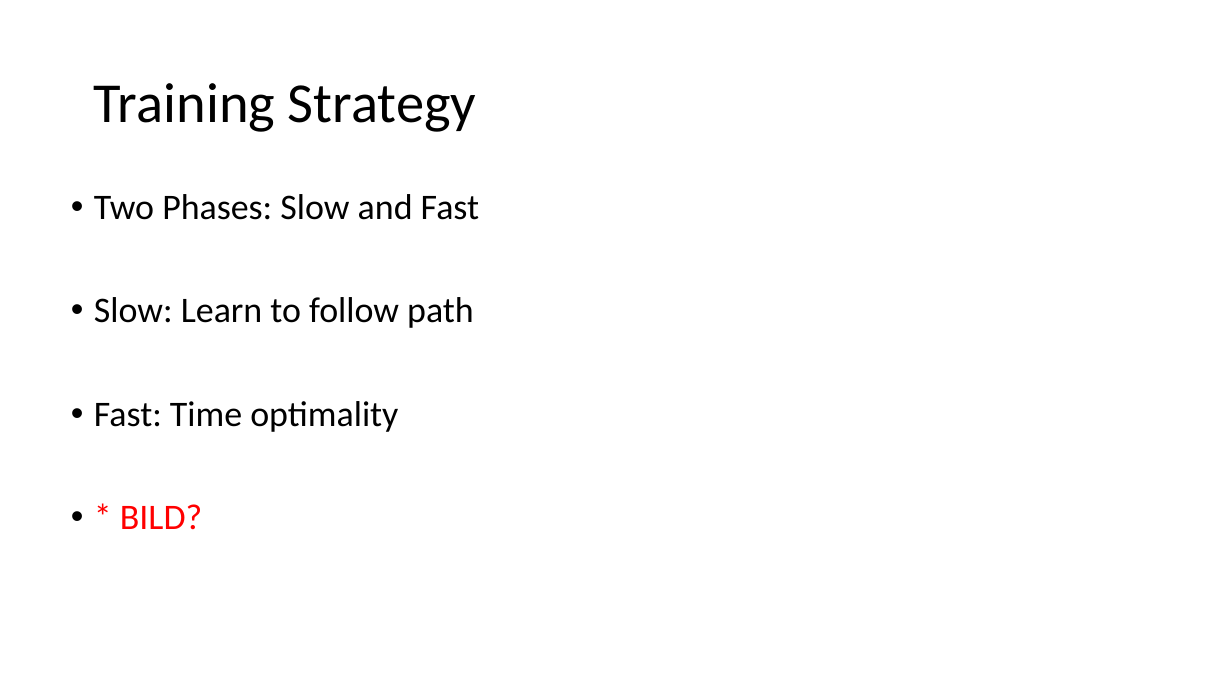
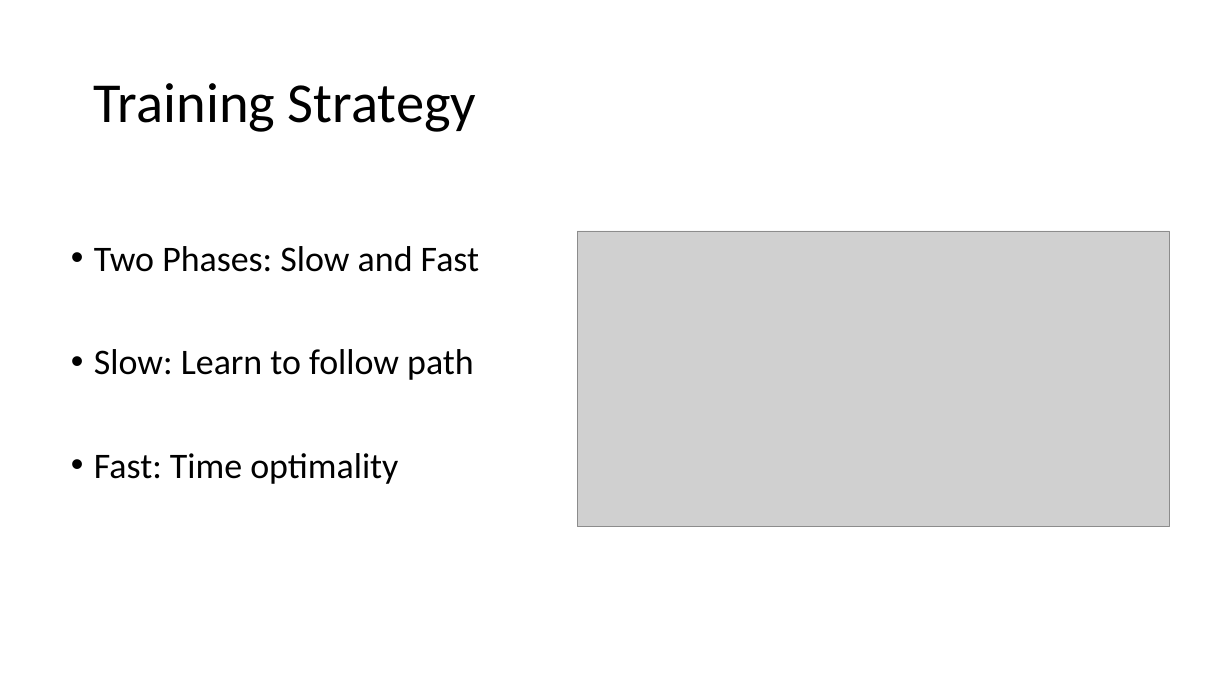
Before and after one commit to LarissaRickler/adlr-reports, a slide deck: slide 7 of Presentation/milestone-presentation.odp. Drawn at 1232x693 pixels with LibreOffice and Linux fonts; fonts in the diff are those of the drawing; grey boxes stand for pictures. Boxes give left, top, right and bottom in pixels: in the first picture for what was removed or moved away, otherwise in the second. Text is boxed around its words. In the diff, an @@ line names an element or a change of style, - is before the commit and + after.

```diff
--- a/Presentation/milestone-presentation.odp
+++ b/Presentation/milestone-presentation.odp
@@ picture added at [578, 231, 1170, 527] @@
@@ text at [120, 504, 202, 530]: paragraph removed @@
-• * BILD?
```
Also in this commit, not shown: 10 other slides changed, 5 slides added, 1 slide removed, 15 other files.
